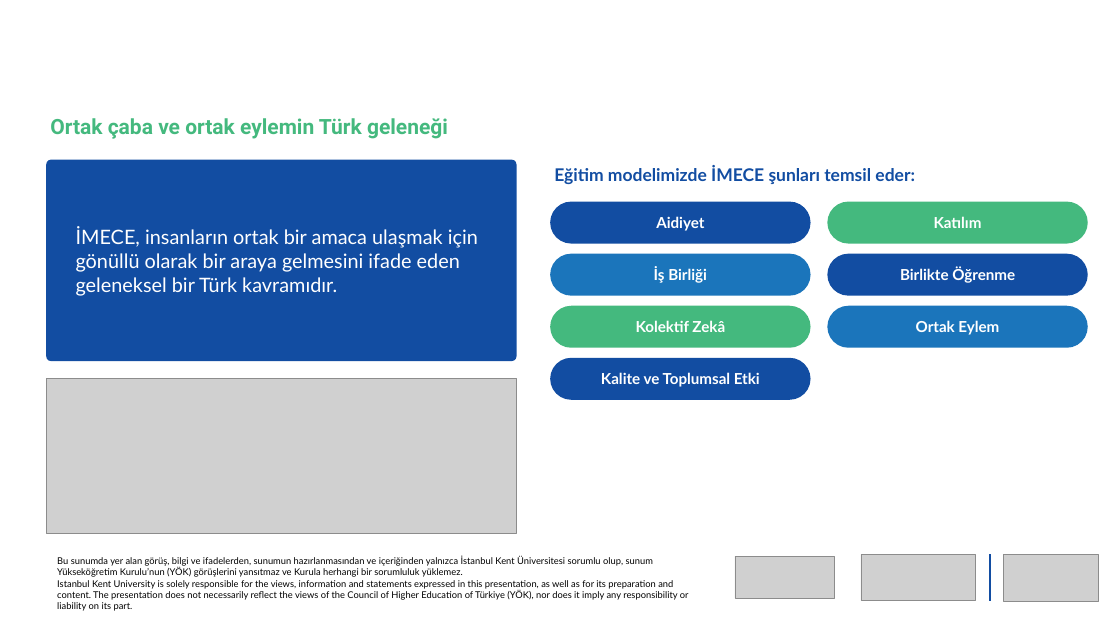
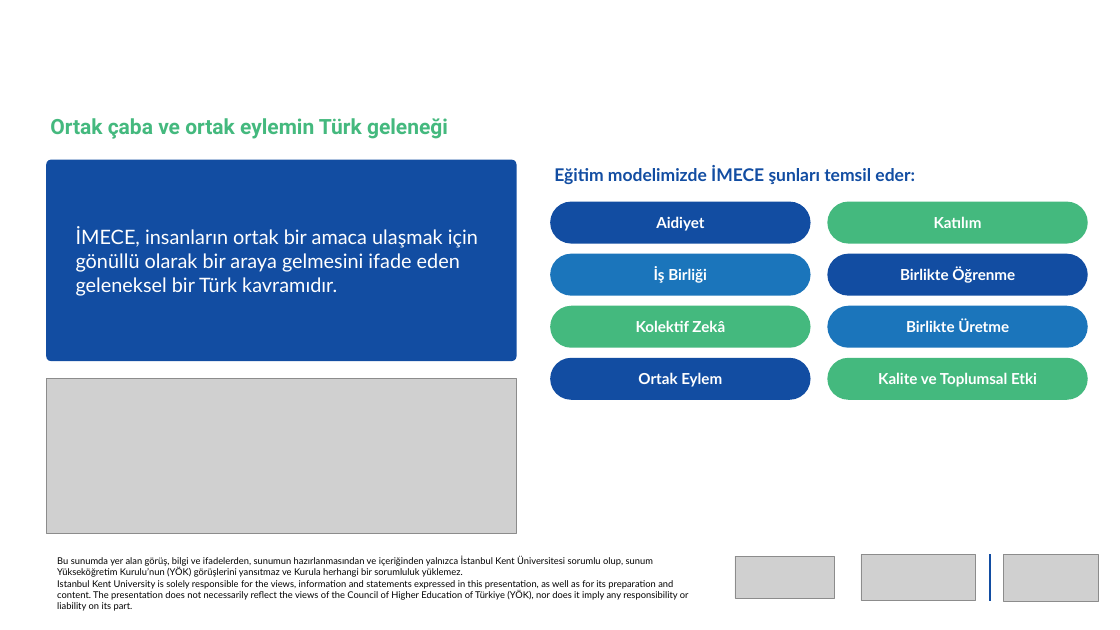
Before and after one commit to newtonsgrandson/cop-31-hayal-koksal, a slide deck: slide 6 of sunum/COP31_Iklim_Imecesi_Hayal_Koksal_TR.pptx. Drawn at 1120x630 pixels with LibreOffice and Linux fonts; fonts in the diff are those of the drawing; grey boxes stand for pictures; background and template pictures are left out. Boxes give left, top, right and bottom in pixels: in the first picture for what was removed or moved away, otherwise in the second. Text is boxed around its words. In the diff, an @@ line names an element or a change of style, - is before the commit and + after.

```diff
--- a/sunum/COP31_Iklim_Imecesi_Hayal_Koksal_TR.pptx
+++ b/sunum/COP31_Iklim_Imecesi_Hayal_Koksal_TR.pptx
@@ text in rounded rectangle at (x1=906, y1=319, x2=1009, y2=332): text changed @@
-Ortak Eylem
+Birlikte Üretme
@@ rounded rectangle added at (x1=828, y1=358, x2=1088, y2=400), fill #44B97E, 13 pt, text #FFFFFF, bold @@
+Kalite ve Toplumsal Etki
@@ text in rounded rectangle at (x1=638, y1=372, x2=722, y2=387): text changed @@
-Kalite ve Toplumsal Etki
+Ortak Eylem
```
Also in this commit, not shown: 14 other slides changed, 27 other files.
